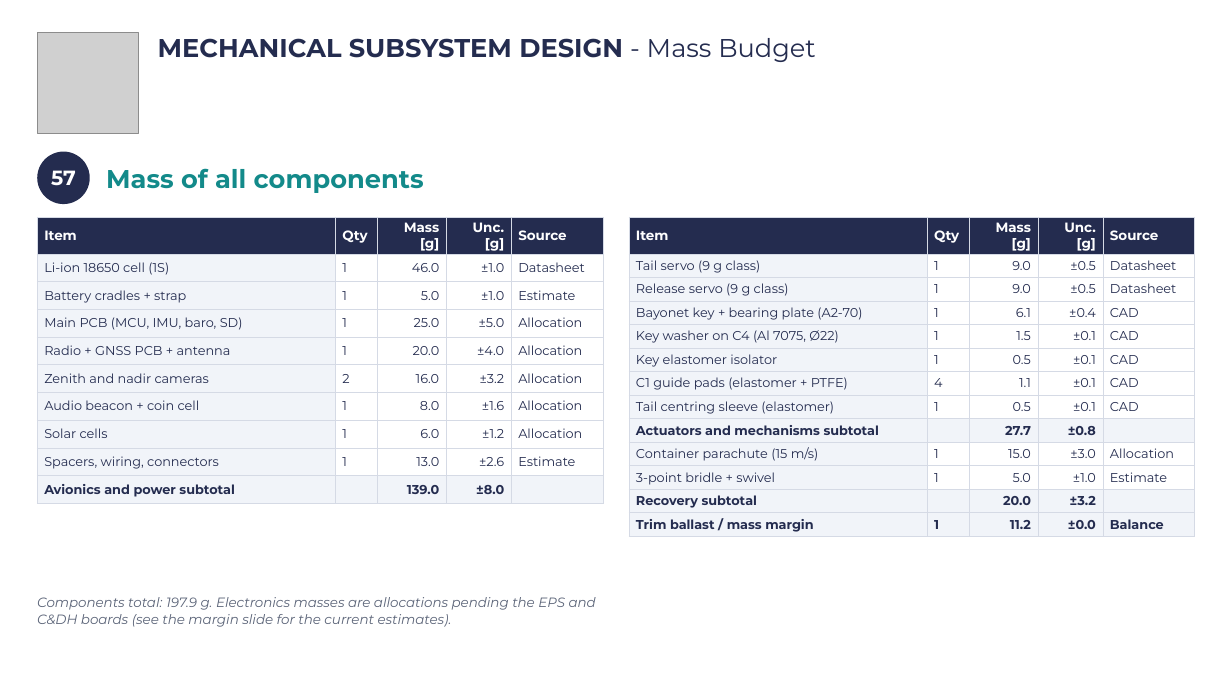
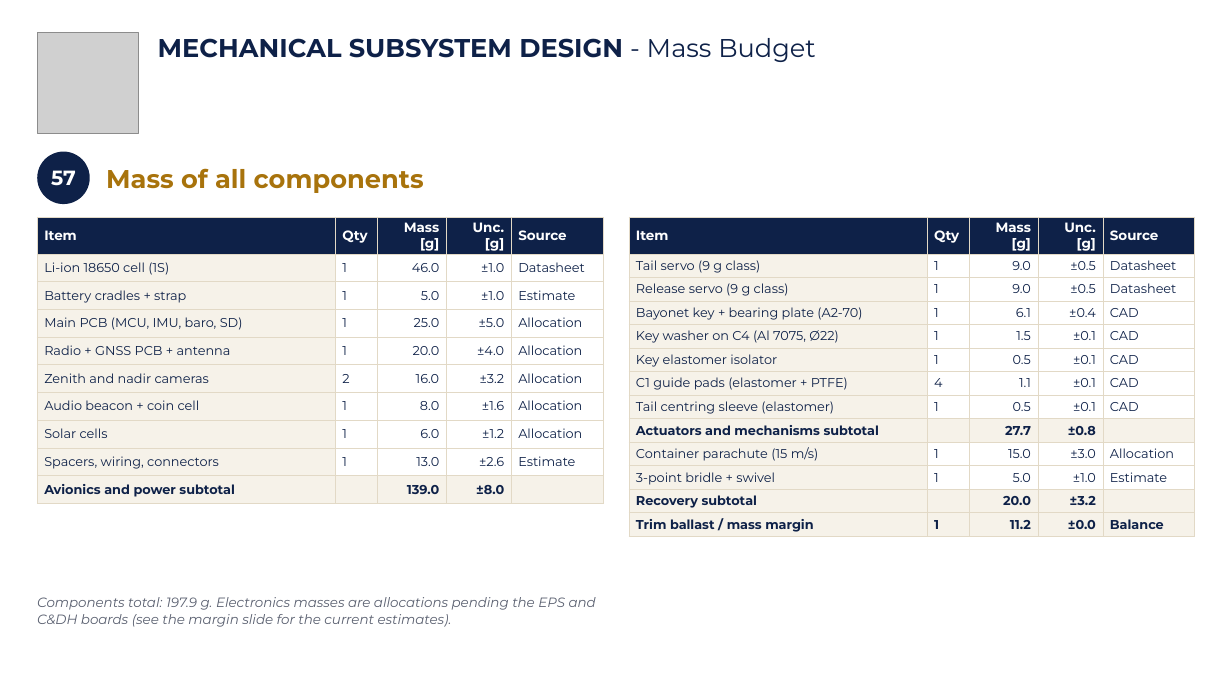
Before and after one commit to Caetano18/proyecto, a slide deck: slide 60 of cansat_pdr/laminas_plantilla/CanSat_PDR_Hermes_mecanica.pptx. Drawn at 1232x693 pixels with LibreOffice and Linux fonts; fonts in the diff are those of the drawing; grey boxes stand for pictures; background and template pictures are left out. Boxes give left, top, right and bottom in pixels: in the first picture for what was removed or moved away, otherwise in the second. Text is boxed around its words. In the diff, an @@ line names an element or a change of style, - is before the commit and + after.

```diff
--- a/cansat_pdr/laminas_plantilla/CanSat_PDR_Hermes_mecanica.pptx
+++ b/cansat_pdr/laminas_plantilla/CanSat_PDR_Hermes_mecanica.pptx
@@ text "MECHANICAL SUBSYSTEM DESIGN - Mass ..." at [158, 38, 816, 62]: text colour #242C4F to #0E2148 @@
@@ ellipse "57" at [37, 152, 90, 204]: fill #242C4F to #0E2148 @@
@@ text "Mass of all components" at [106, 168, 424, 193]: text colour #138A8A to #A8730C @@
@@ table at [37, 217, 603, 501] @@
@@ fill #242C4F to #0E2148 in row 1 @@
@@ fill #F1F4F9 to #F6F2E9 in 13 cells @@
@@ text colour #242C4F to #0E2148 @@
@@ borders changed @@
@@ table at [629, 217, 1195, 536] @@
@@ fill #242C4F to #0E2148 in row 1 @@
@@ fill #F1F4F9 to #F6F2E9 in 24 cells @@
@@ text colour #242C4F to #0E2148 @@
@@ borders changed @@
```
Also in this commit, not shown: 104 other slides changed, 10 other files.
